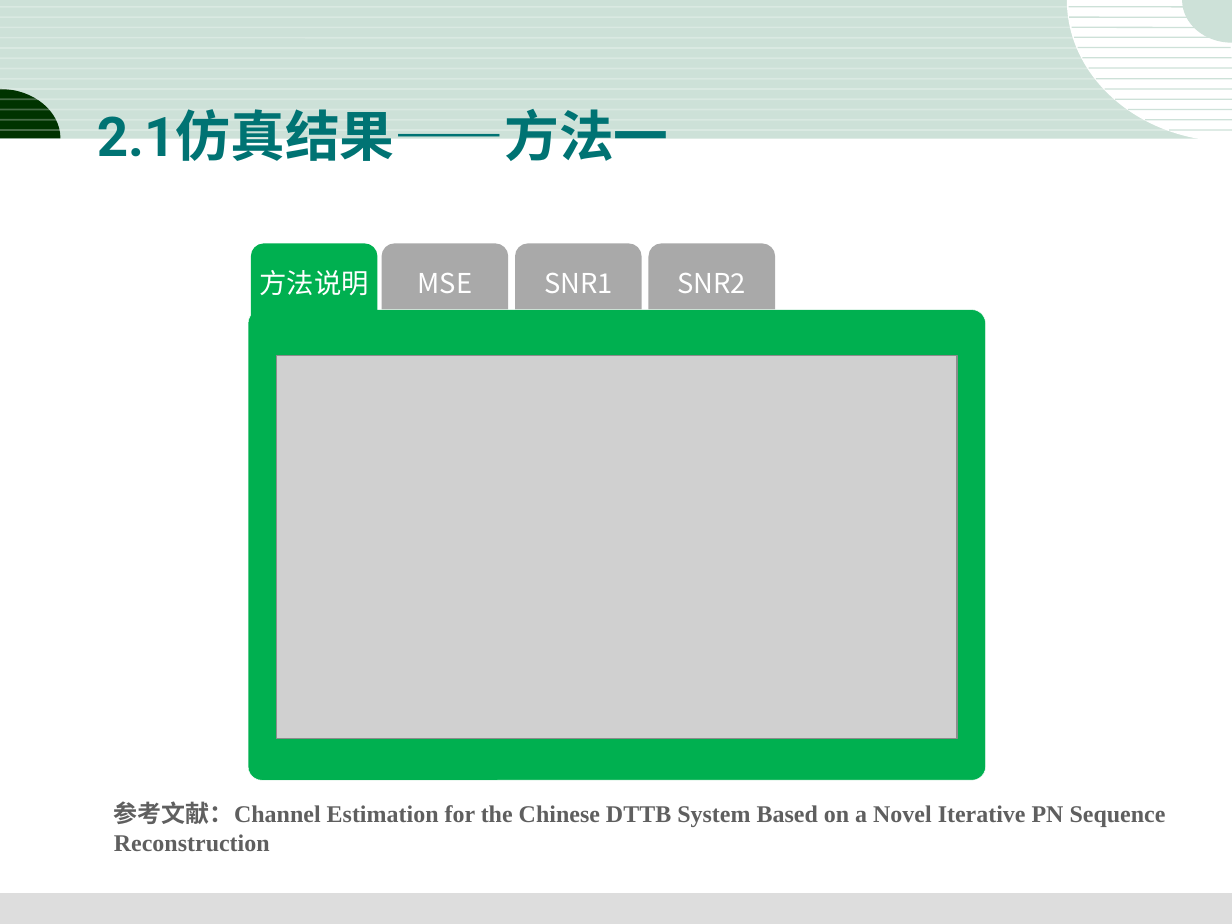
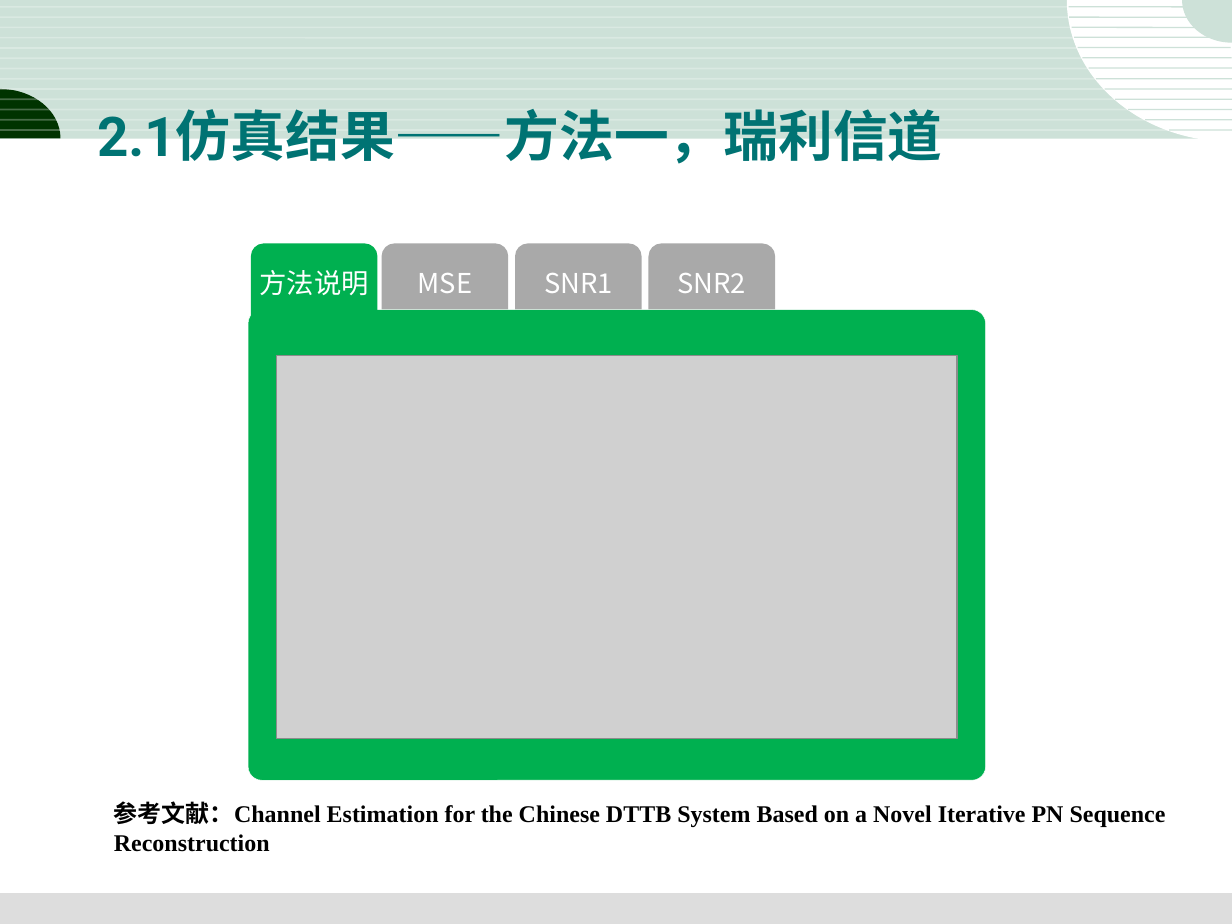
Before and after one commit to dandanJing/DTMB2.0, a slide deck: slide 8 of 3-18.DTMB2.0报告结果.ppt. Drawn at 1232x924 pixels with LibreOffice and Linux fonts; fonts in the diff are those of the drawing; grey boxes stand for pictures. Boxes give left, top, right and bottom in pixels: in the first picture for what was removed or moved away, otherwise in the second. Text is boxed around its words. In the diff, an @@ line names an element or a change of style, - is before the commit and + after.

```diff
--- a/3-18.DTMB2.0报告结果.ppt
+++ b/3-18.DTMB2.0报告结果.ppt
@@ title at bbox=[97, 109, 943, 169]: text changed @@
-2.1仿真结果——方法一
+2.1仿真结果——方法一，瑞利信道
@@ text "参考文献：Channel Estimation for the Chinese ..." at bbox=[114, 801, 1166, 852]: text colour #5F5F5F to #000000 @@
```
Also in this commit, not shown: 3 other slides changed.
